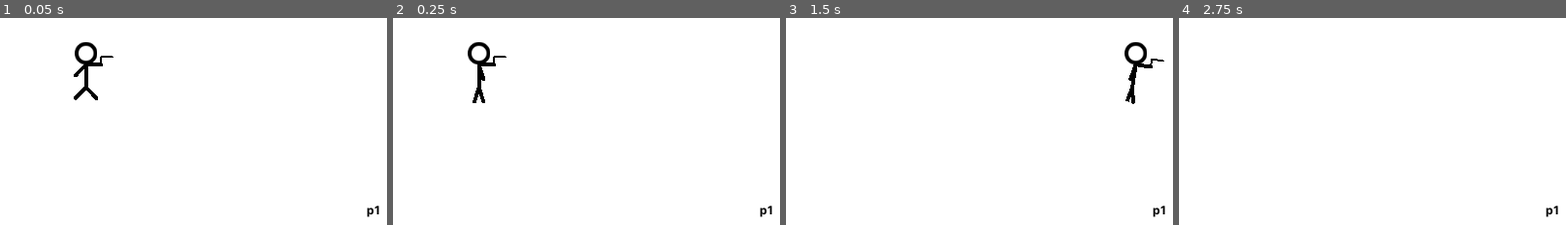
Above: before the commit, frames 1-4 (left to right).
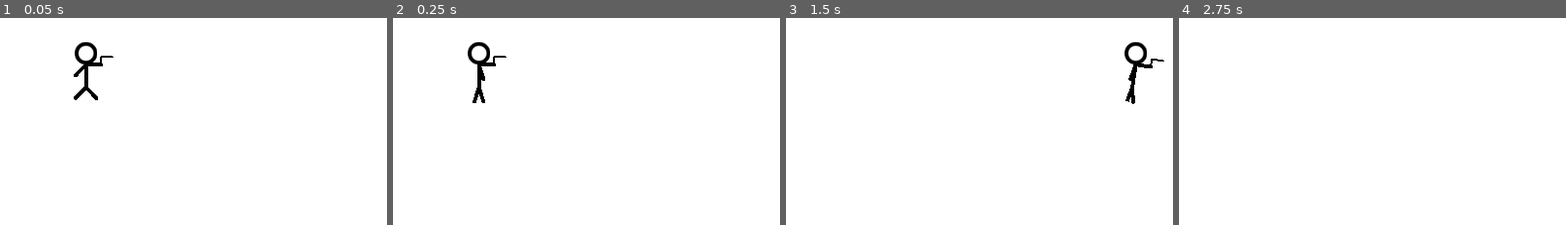
Above: after the commit, the same moments.

Repository: illogicalapple/stickmaniac
Game: Godot game, scene res://scenes/Singleplayer.tscn
Two runs of this game, one before a commit and one after it. Both use one fixed random seed, a clock stepped at 60 frames per second and the inputs below. This scene is started directly instead of the project's main scene. Sound files missing from this copy of the repository are replaced by a short silence.
Inputs (mouse positions are % of the whole screen's width and height, from its top left):
- Up to frame 1 (0.05 s): no input
- Up to frame 2 (0.25 s): no input
- Up to frame 3 (1.5 s): tap Enter at 0.5 s; move the mouse to (72, 40) at 0.52 s; hold Right (ui_right) 0.53-1.25 s; hold Space (pew_pew) 0.53-1.25 s; click (72, 40) at 0.67 s; click (8, 6) at 1.25 s
- Up to frame 4 (2.75 s): move the mouse to (30, 51) at 2.02 s; hold Down (ui_down) from 2.03 s (still down); tap Tab at 2.1 s
The pictures show only the part of the screen within x 22-72%, y 37-87%; the shares and areas given below are measured in that part.

The runs differ from the first frame. In frame 1, 0.1% of the frame differs, in the area x 94-98%, y 90-97%; in frame 2, 0.1%; in frame 3, 0.1%; in frame 4, 0.1%.
Error before the commit: Invalid call. Nonexistent function 'remove' in base 'Label'. (res://ui/HealthBar.gd:9)

Commit message:
queue free

Diff:
--- a/ui/HealthBar.gd
+++ b/ui/HealthBar.gd
@@ -6,7 +6,7 @@
 func _ready():
 	rect_size.y = 5
 	if id == -1:
-		$ID.remove()
+		$ID.queue_free()
 	else:
 		$ID.text = "p" + str(id + 1)
 
